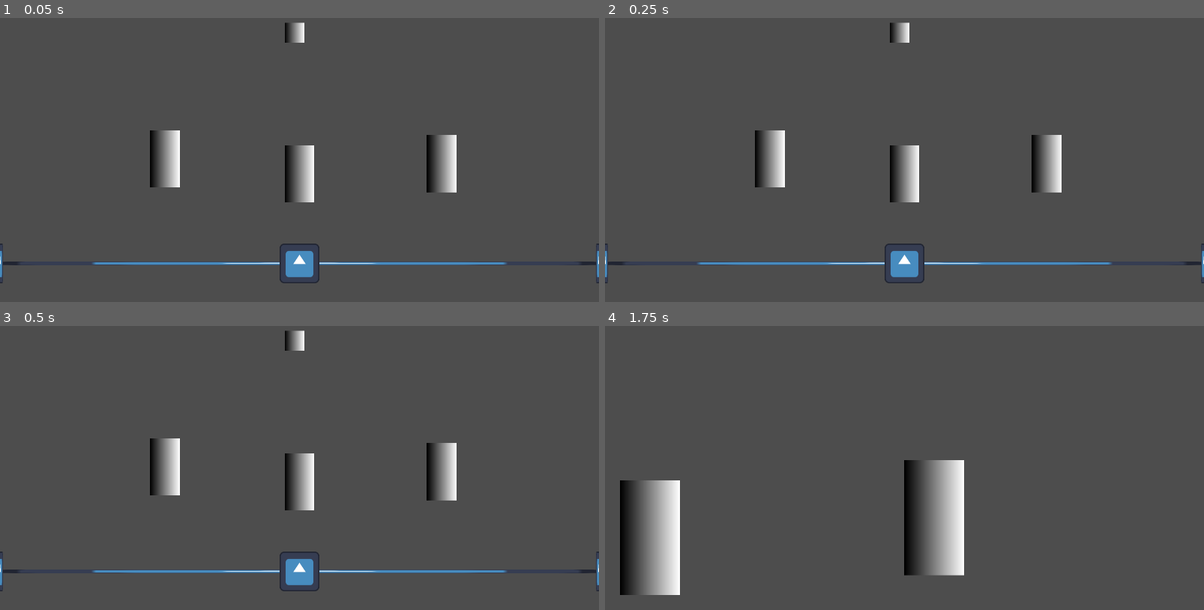
Above: before the commit, frames 1-4 (two rows, left to right).
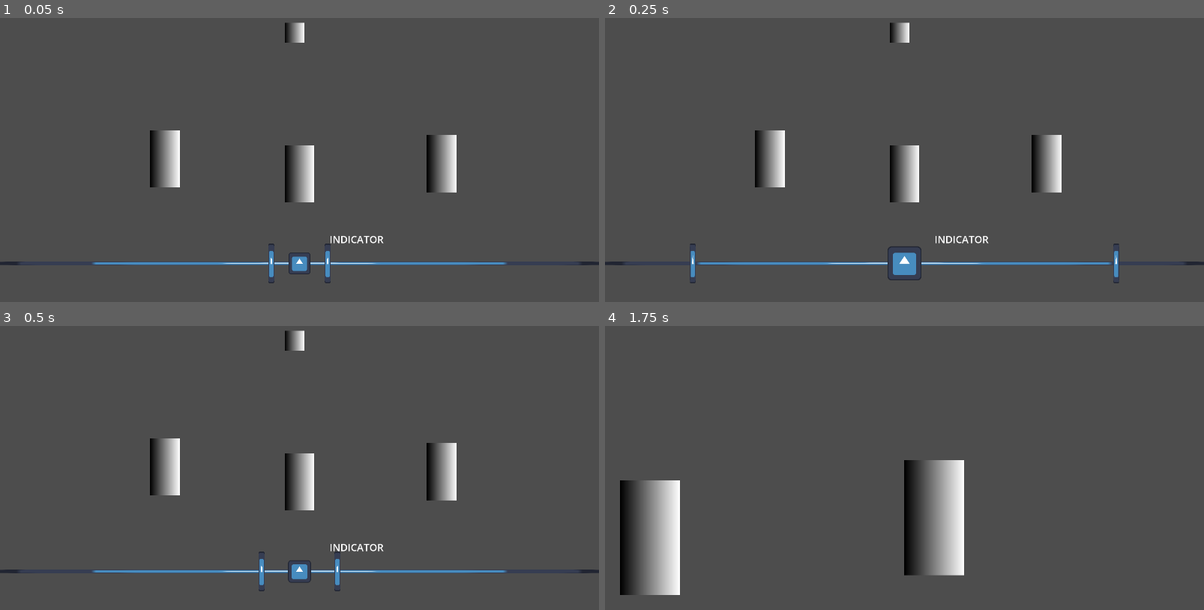
Above: after the commit, the same moments.

Repository: Quarticore/UntitledTomatoGame
Game: Godot game, scene res://scenes/main.tscn
Two runs of this game, one before a commit and one after it. Both use one fixed random seed, a clock stepped at 60 frames per second and the inputs below. The engine's default icon, where the game draws it, is replaced by a stand-in: a white triangle on a blue panel in a dark square. Sound files missing from this copy of the repository are replaced by a short silence.
Inputs (mouse positions are in pixels of both pictures, inside the frame that each line leads up to):
- Up to frame 1 (0.05 s): no input
- Up to frame 2 (0.25 s): no input
- Up to frame 3 (0.5 s): no input
- Up to frame 4 (1.75 s): tap Enter at 0.5 s; move the mouse to (766, 465) at 0.52 s; hold D (InputRight) 0.53-1.28 s; click (766, 465) at 0.6 s; tap Space at 1.25 s; move the mouse to (1203, 547) at 1.27 s; hold A (InputLeft) from 1.28 s (still down); tap S (InputMiddle) at 1.35 s; click (1203, 547) at 1.42 s

The runs differ from the first frame. In frame 1, 0.9% of the frame differs, in the area x 0-100%, y 76-94%; in frame 2, 0.7%; in frame 3, 0.9%; in frame 4, nothing differs.

Commit message:
fix: indicator offset

Diff:
--- a/assets/scripts/beat_indicator.gd
+++ b/assets/scripts/beat_indicator.gd
@@ -17,17 +17,18 @@
 
 # Called every frame. 'delta' is the elapsed time since the previous frame.
 func _process(delta: float) -> void:
+	var beat_linear = audio_manager.beat_linear
 
-	if beat_linear_prev > audio_manager.beat_linear:
+	if beat_linear_prev > beat_linear:
 		# Reset to original values
 		c_indicator.scale = Vector2(MAX_SIZE, MAX_SIZE)
 		l_indicator.position = -EDGE_POS
 		r_indicator.position = EDGE_POS
 	else:
 		# Move in time with beat
-		c_indicator.scale = Vector2(MAX_SIZE, MAX_SIZE).lerp(Vector2(MIN_SIZE, MIN_SIZE), audio_manager.beat_linear)
-		l_indicator.position = -EDGE_POS.lerp(Vector2(0, 0), audio_manager.beat_linear)
-		r_indicator.position = EDGE_POS.lerp(Vector2(0, 0), audio_manager.beat_linear)
+		c_indicator.scale = Vector2(MAX_SIZE, MAX_SIZE).lerp(Vector2(MIN_SIZE, MIN_SIZE), beat_linear)
+		l_indicator.position = -EDGE_POS.lerp(Vector2(0, 0), beat_linear)
+		r_indicator.position = EDGE_POS.lerp(Vector2(0, 0), beat_linear)
 
 	# Update with current frame's value
-	beat_linear_prev = audio_manager.beat_linear
+	beat_linear_prev = beat_linear
--- a/assets/scripts/gameplay_ui.gd
+++ b/assets/scripts/gameplay_ui.gd
@@ -5,3 +5,15 @@
 
 func hide():
 	$AnimationPlayer.play("fade_out")
+
+func _on_audio_manager_rhythm_input(pct, combo, input) -> void:
+	if pct == 0.0:
+		$HitQualityIndicator.text = "Miss"
+	elif pct > 65:
+		$HitQualityIndicator.text = "Perfect!"
+	elif pct > 35:
+		$HitQualityIndicator.text = "Great!"
+	else:
+		$HitQualityIndicator.text = "Okay..."
+
+	$HitQualityIndicator.text = $HitQualityIndicator.text + " (" + str(pct) + "%)"
--- a/assets/scripts/metronome.gd
+++ b/assets/scripts/metronome.gd
@@ -6,8 +6,8 @@
 
 @onready var Player: AudioStreamPlayer = $Player
 @export var beat_linear: float = 0.0
-var input_within = 0.2
-var input_offset = -0.4
+var input_within = 0.3
+var input_offset = -0.3
 var bpm = 125.0
 var bps = bpm / 60
 var offset = 0.2
@@ -25,7 +25,8 @@
 
 	var beats_elapsed: float = (Player.get_playback_position() / (1 / bps)) + offset
 
-	beat_linear = beats_elapsed - floor(beats_elapsed)
+	var linear_offset = 1.0 + input_offset
+	beat_linear = (beats_elapsed + linear_offset) - floor(beats_elapsed + linear_offset)
 
 	check_input(beats_elapsed + input_offset)
 
--- a/scenes/audio_manager.tscn
+++ b/scenes/audio_manager.tscn
@@ -8,4 +8,5 @@
 
 [node name="Player" type="AudioStreamPlayer" parent="."]
 stream = ExtResource("2_apns4")
-volume_db = -8.398
+volume_db = -13.566
+autoplay = true
--- a/scenes/beat_indicator.tscn
+++ b/scenes/beat_indicator.tscn
@@ -1,12 +1,11 @@
-[gd_scene load_steps=3 format=3 uid="uid://drvcf7ngfwjb1"]
+[gd_scene load_steps=3 format=3 uid="uid://d2q3qtuygsylc"]
 
 [ext_resource type="Script" path="res://assets/scripts/beat_indicator.gd" id="1_eay0s"]
 [ext_resource type="Texture2D" uid="uid://cp1ayvxq1h4b0" path="res://icon.svg" id="2_18v7o"]
 
-[node name="BeatIndicator" type="Node2D" node_paths=PackedStringArray("audio_manager")]
+[node name="BeatIndicator" type="Node2D"]
 position = Vector2(960, 900)
 script = ExtResource("1_eay0s")
-audio_manager = NodePath("")
 
 [node name="CentreIndicator" type="Sprite2D" parent="."]
 texture = ExtResource("2_18v7o")
--- a/scenes/main.tscn
+++ b/scenes/main.tscn
@@ -64,6 +64,9 @@
 "fade_out": SubResource("Animation_5n3vl")
 }
 
+[sub_resource type="LabelSettings" id="LabelSettings_5fu4v"]
+font_size = 32
+
 [node name="Main" type="Node2D"]
 script = ExtResource("1_3bpvp")
 
@@ -99,9 +102,18 @@
 [node name="BeatIndicator" parent="GameplayUI" node_paths=PackedStringArray("audio_manager") instance=ExtResource("4_xrbsb")]
 audio_manager = NodePath("../../AudioManager")
 
+[node name="HitQualityIndicator" type="Label" parent="GameplayUI"]
+offset_left = 1056.0
+offset_top = 800.0
+offset_right = 1136.0
+offset_bottom = 832.0
+text = "INDICATOR"
+label_settings = SubResource("LabelSettings_5fu4v")
+
 [connection signal="hovered" from="Member" to="SelectionManager" method="_on_member_hovered"]
 [connection signal="selected" from="Member" to="SelectionManager" method="_on_member_selected"]
 [connection signal="hovered" from="Member2" to="SelectionManager" method="_on_member_2_hovered"]
 [connection signal="selected" from="Member2" to="SelectionManager" method="_on_member_2_selected"]
 [connection signal="hovered" from="Member3" to="SelectionManager" method="_on_member_3_hovered"]
 [connection signal="selected" from="Member3" to="SelectionManager" method="_on_member_3_selected"]
+[connection signal="rhythm_input" from="AudioManager" to="GameplayUI" method="_on_audio_manager_rhythm_input"]
Not shown: 1 places in scenes/main.tscn that only renumber resources
